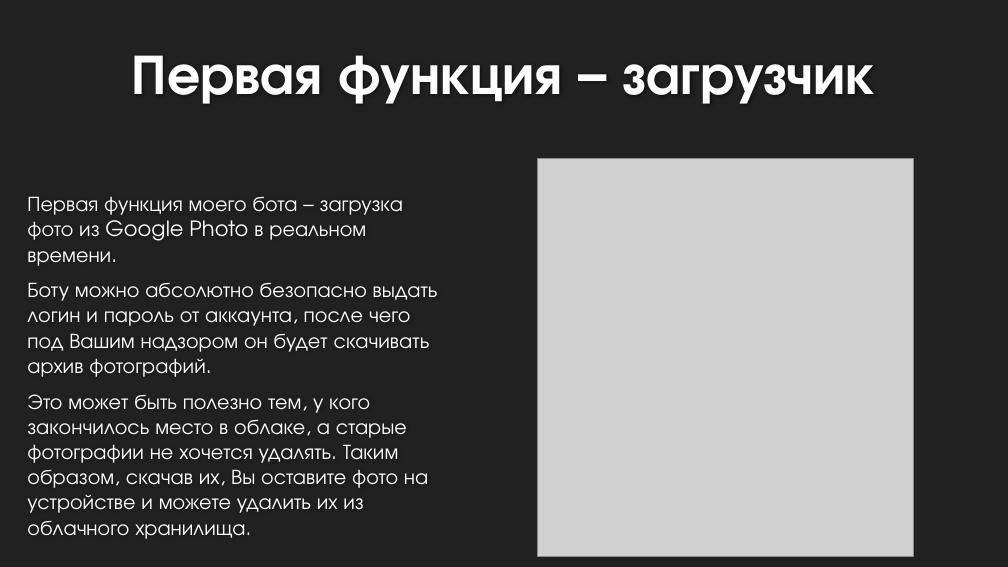
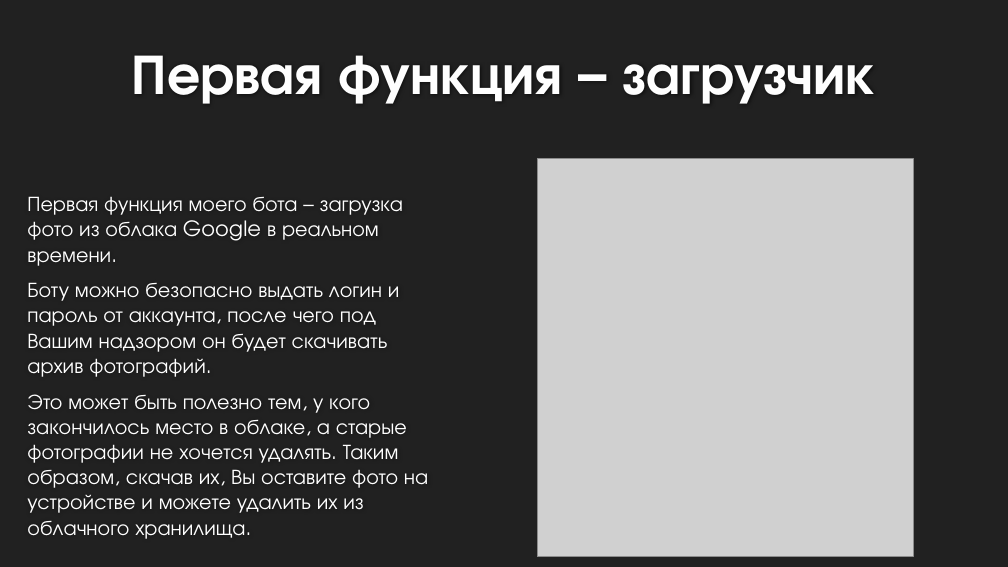
Before and after one commit to moiz303/google_downloader, a slide deck: slide 5 of Гугл-бот.pptx. Drawn at 1008x567 pixels with LibreOffice and Linux fonts; fonts in the diff are those of the drawing; grey boxes stand for pictures; background and template pictures are left out. Boxes give left, top, right and bottom in pixels: in the first picture for what was removed or moved away, otherwise in the second. Text is boxed around its words. In the diff, an @@ line names an element or a change of style, - is before the commit and + after.

```diff
--- a/Гугл-бот.pptx
+++ b/Гугл-бот.pptx
@@ text at (27, 196, 403, 377): text changed @@
-Первая функция моего бота – загрузка фото из Google Photo в реальном времени.
-Боту можно абсолютно безопасно выдать логин и пароль от аккаунта, после чего под Вашим надзором он будет скачивать архив фотографий.
+Первая функция моего бота – загрузка фото из облака Google в реальном времени.
+Боту можно безопасно выдать логин и пароль от аккаунта, после чего под Вашим надзором он будет скачивать архив фотографий.
```
Also in this commit, not shown: 5 other slides changed.
